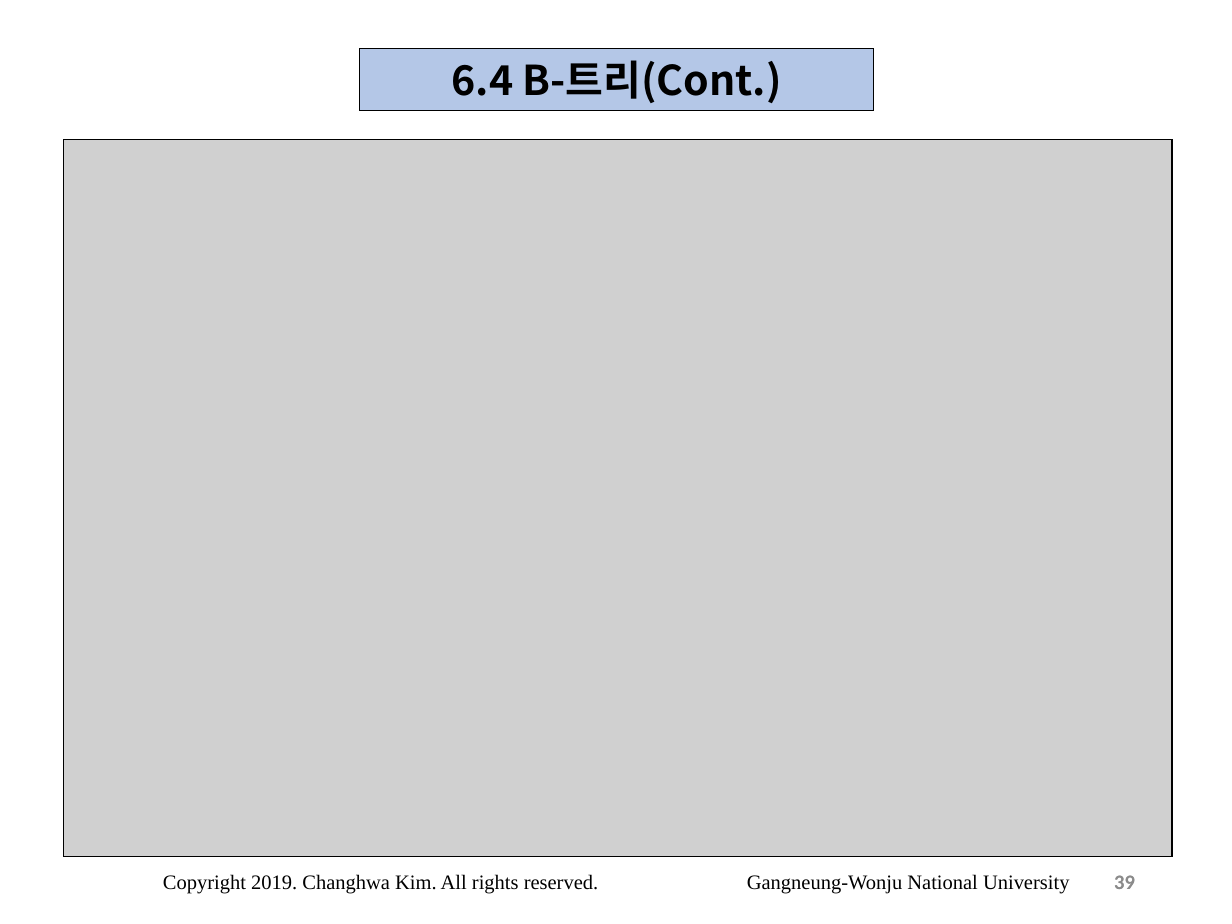
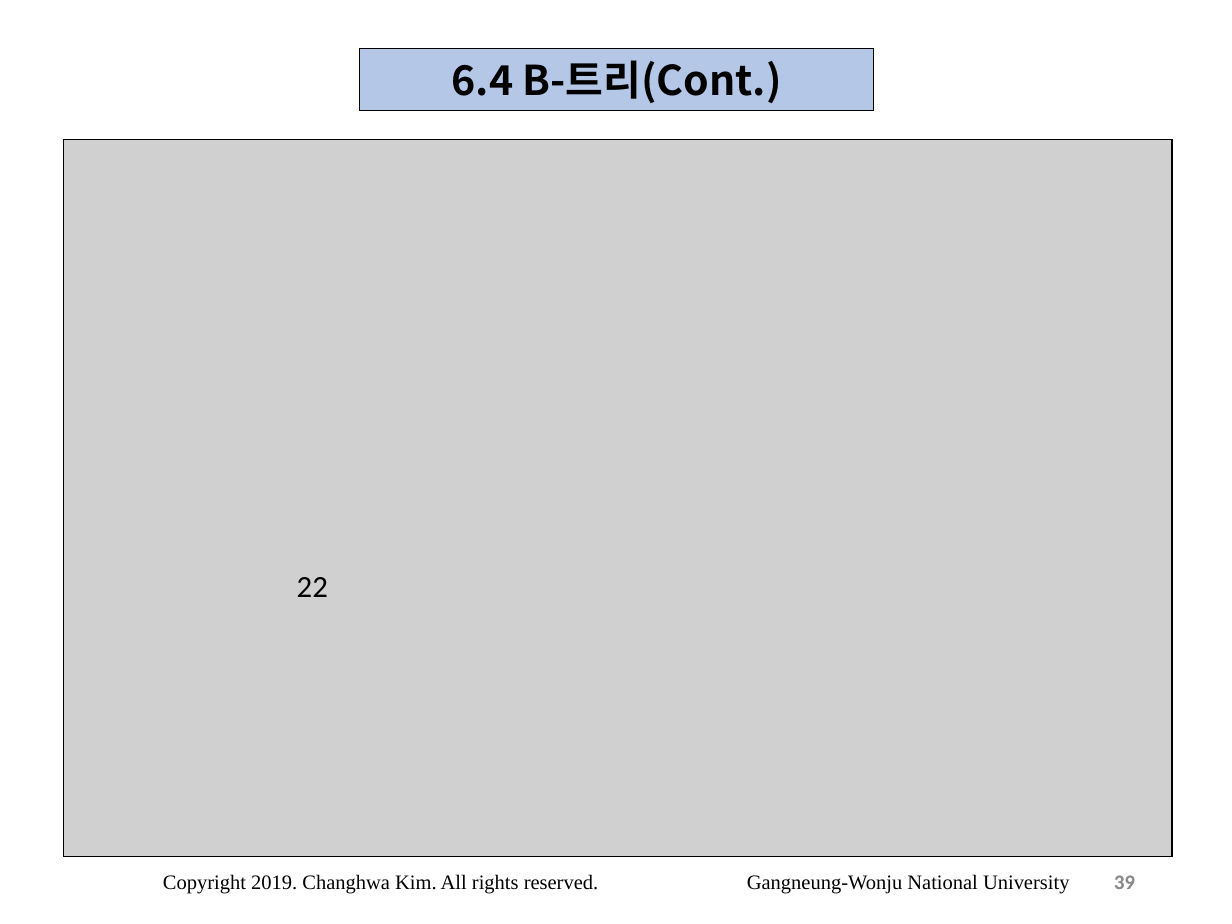
Before and after one commit to eliotjang/CSE_File_Processing_Lecture, a slide deck: slide 39 of Lecture/파일처리6.pptx. Drawn at 1232x924 pixels with LibreOffice and Linux fonts; fonts in the diff are those of the drawing; grey boxes stand for pictures. Boxes give left, top, right and bottom in pixels: in the first picture for what was removed or moved away, otherwise in the second. Text is boxed around its words. In the diff, an @@ line names an element or a change of style, - is before the commit and + after.

```diff
--- a/Lecture/파일처리6.pptx
+++ b/Lecture/파일처리6.pptx
@@ text added at (297, 577, 328, 597), 18 pt, text #000000 @@
+22
```
Also in this commit, not shown: 7 other slides changed, 6 other files.
